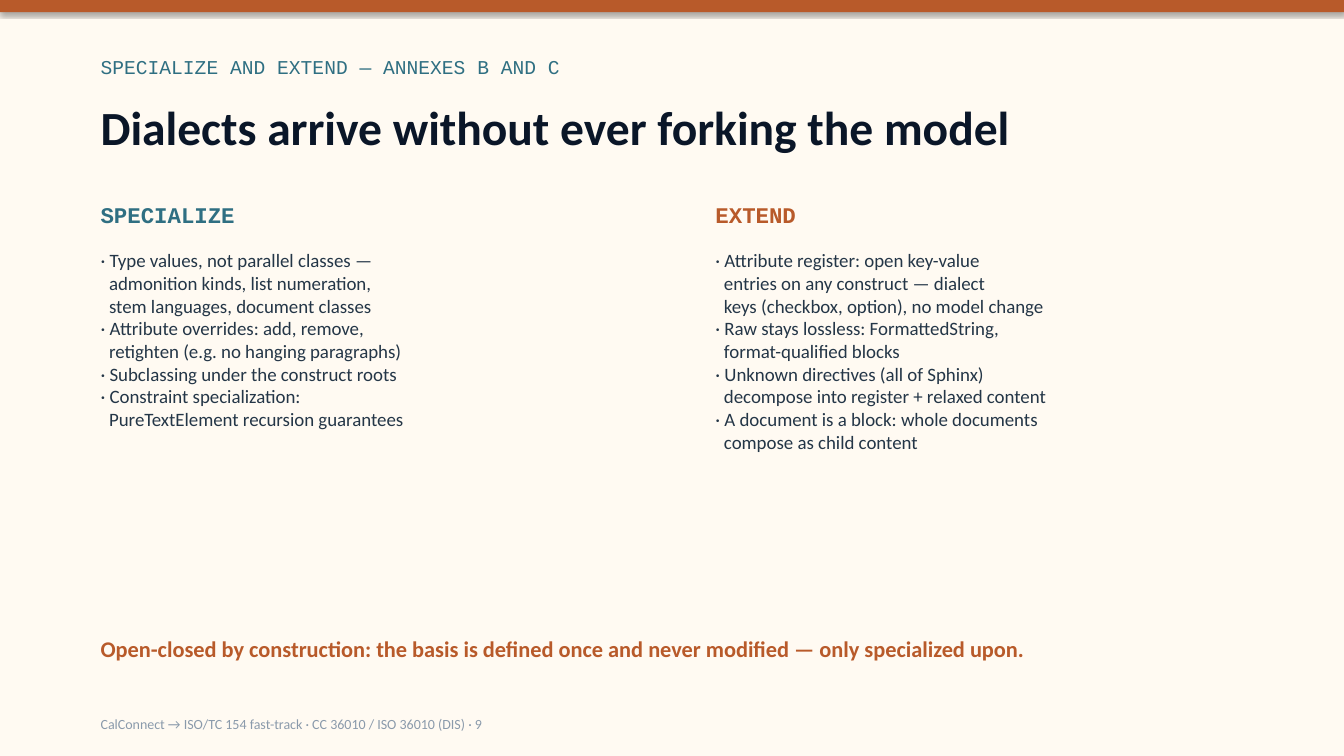
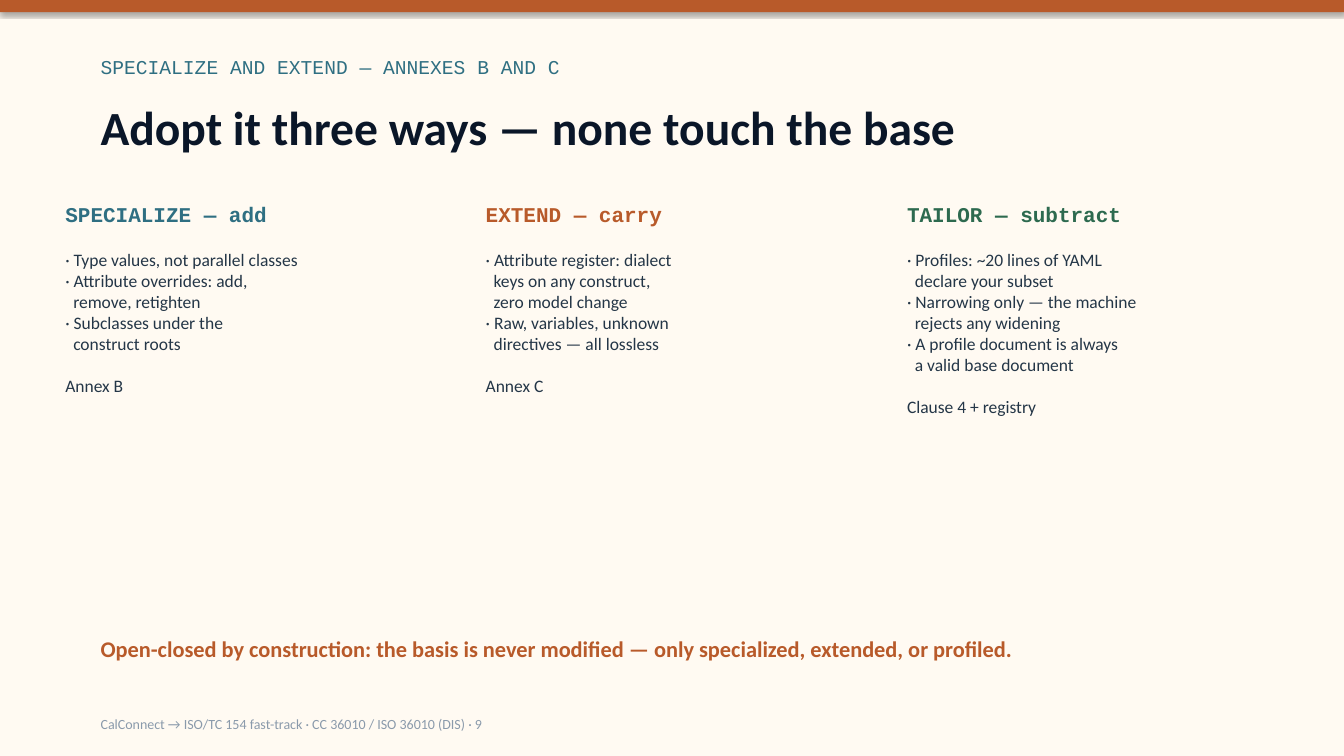
Before and after one commit to CalConnect/cc-lightweight-doc, a slide deck: slide 9 of presentations/lightweight-doc-tc154-dis-proposal.pptx. Drawn at 1344x756 pixels with LibreOffice and Linux fonts; fonts in the diff are those of the drawing. Boxes give left, top, right and bottom in pixels: in the first picture for what was removed or moved away, otherwise in the second. Text is boxed around its words. In the diff, an @@ line names an element or a change of style, - is before the commit and + after.

Commit message:
Deck: the adoption slide covers all three paths - specialize, extend, tailor
Slide 9 now presents the full adoption story committees ask about:
specialize (type values, attribute overrides, subclasses), extend
(register, raw, variables), and tailor (profiles - a YAML subset,
narrowing only, machine-enforced). Annex references updated to match.

```diff
--- a/presentations/lightweight-doc-tc154-dis-proposal.pptx
+++ b/presentations/lightweight-doc-tc154-dis-proposal.pptx
@@ text at [101, 111, 955, 153]: text changed @@
-Dialects arrive without ever forking the model
+Adopt it three ways — none touch the base
@@ text at [65, 207, 267, 222]: text changed; size 16 to 15 pt @@
-SPECIALIZE
+SPECIALIZE — add
@@ text at [486, 208, 662, 227]: text changed; size 16 to 15 pt @@
-EXTEND
+EXTEND — carry
@@ text added at [907, 207, 1121, 223], 15 pt, text #2D6A4F, bold @@
+TAILOR — subtract
@@ text at [65, 254, 298, 392]: text changed; size 13.5 to 12.5 pt @@
-· Type values, not parallel classes —
-admonition kinds, list numeration,
-stem languages, document classes
-· Attribute overrides: add, remove,
-retighten (e.g. no hanging paragraphs)
-· Subclassing under the construct roots
-· Constraint specialization:
-PureTextElement recursion guarantees
+· Type values, not parallel classes
+· Attribute overrides: add,
+remove, retighten
+· Subclasses under the
+construct roots
+Annex B
@@ text added at [486, 254, 671, 392], 12.5 pt, text #243647 @@
+· Attribute register: dialect
+keys on any construct,
+zero model change
+· Raw, variables, unknown
+directives — all lossless
+Annex C
@@ text removed at [724, 254, 1046, 452] @@
-· Attribute register: open key-value
-entries on any construct — dialect
-keys (checkbox, option), no model change
-· Raw stays lossless: FormattedString,
-format-qualified blocks
-· Unknown directives (all of Sphinx)
-decompose into register + relaxed content
-· A document is a block: whole documents
-compose as child content
@@ text added at [907, 254, 1137, 416], 12.5 pt, text #243647 @@
+· Profiles: ~20 lines of YAML
+declare your subset
+· Narrowing only — the machine
+rejects any widening
+· A profile document is always
+a valid base document
+Clause 4 + registry
@@ text at [101, 641, 1012, 661]: text changed @@
-Open-closed by construction: the basis is defined once and never modified — only specialized upon.
+Open-closed by construction: the basis is never modified — only specialized, extended, or profiled.
```
Also in this commit, not shown: 1 other file.
